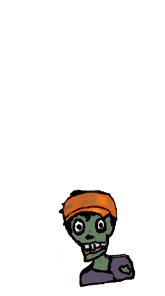
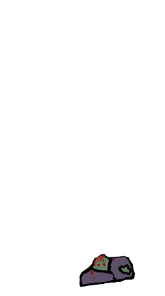
The second 165px x 296px image is a revision of the first. Changes to its layers:
added layer "ZombieHatBody" above "zombieHatHead" over <box>79,252,136,290</box>
hid "Pasted Layer #1" over <box>59,189,142,292</box>
hid "Pasted Layer" over <box>58,189,142,290</box>
